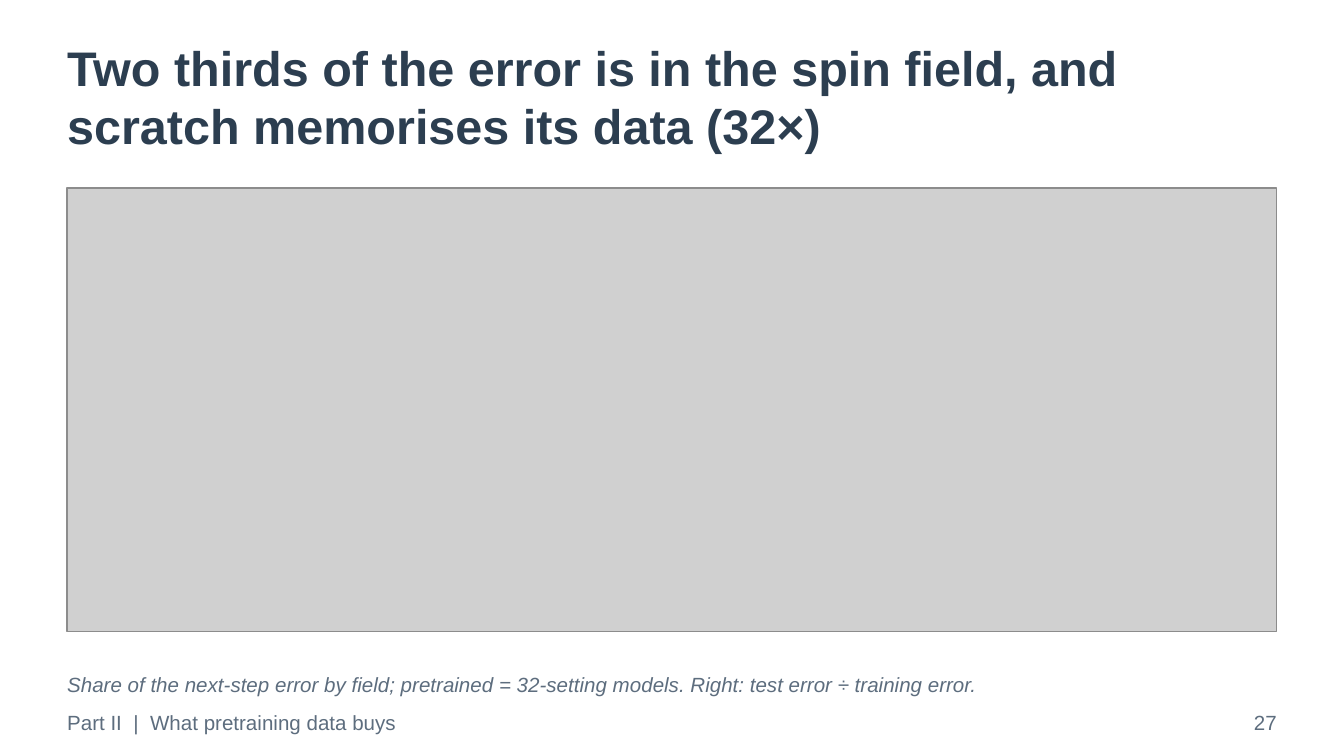
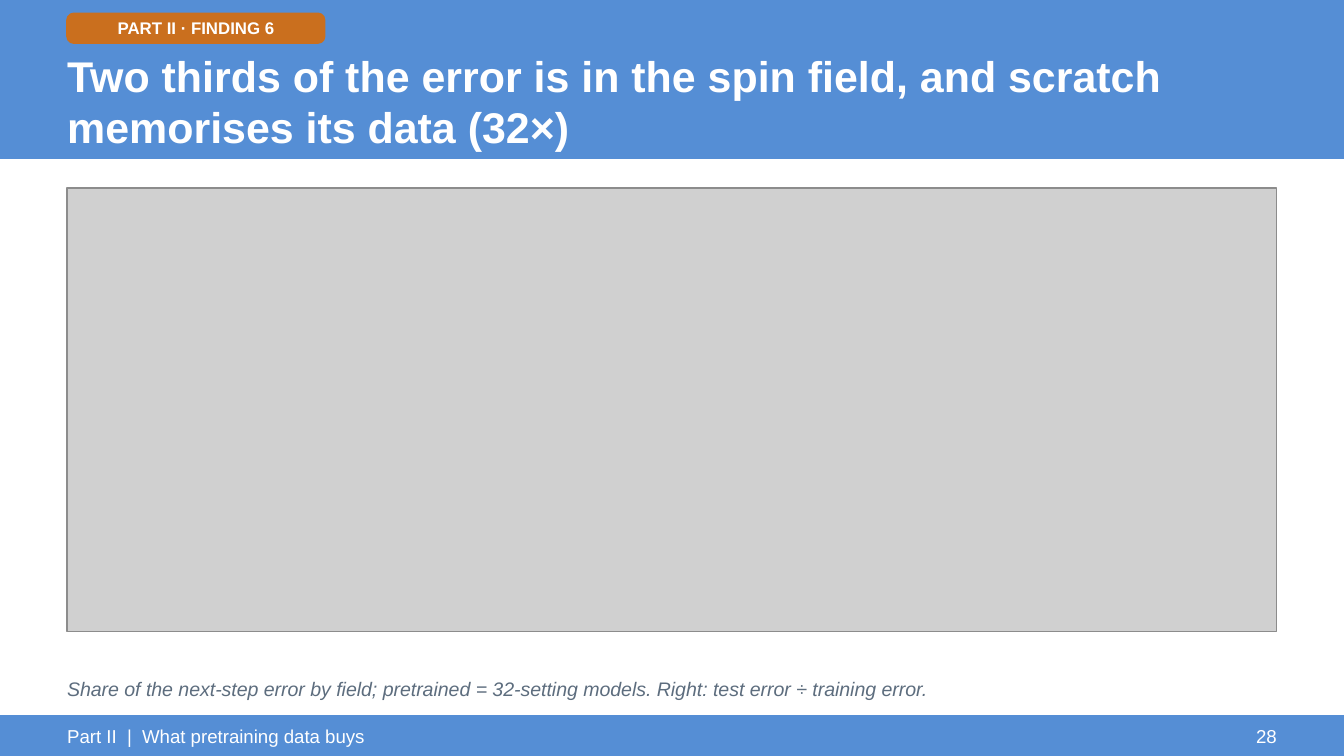
Before and after one commit to ARYAMANN7279/aurora-from-scratch-jax, a slide deck: slide 28 of UGP_Final/UGP_Final_Presentation.pptx (slide 27 before the commit). Drawn at 1344x756 pixels with LibreOffice and Linux fonts; fonts in the diff are those of the drawing; grey boxes stand for pictures. Boxes give left, top, right and bottom in pixels: in the first picture for what was removed or moved away, otherwise in the second. Text is boxed around its words. In the diff, an @@ line names an element or a change of style, - is before the commit and + after.

Commit message:
UGP_Final: deck restyled to the UGP-I/II look (light-blue covers, blue header band), approach/finding tags on every slide, Part I and Part II summary slides; unused figures and their code removed

```diff
--- a/UGP_Final/UGP_Final_Presentation.pptx
+++ b/UGP_Final/UGP_Final_Presentation.pptx
@@ rectangle added at (x1=0, y1=0, x2=1344, y2=159), fill #558ED5, outline #558ED5 1 pt @@
@@ rounded rectangle added at (x1=67, y1=13, x2=325, y2=43), fill #CA6F1E, outline #CA6F1E 1 pt @@
@@ text added at (x1=118, y1=22, x2=274, y2=34), 9 pt, text #FFFFFF, bold @@
+PART II · FINDING 6
@@ text "Two thirds of the error ..." moved from (x1=67, y1=51, x2=1117, y2=153) to (x1=67, y1=61, x2=1161, y2=152) @@
@@ text "Two thirds of the error ..." at (x1=67, y1=61, x2=1161, y2=152): size 26 to 23 pt, text colour #2C3E50 to #FFFFFF; vertical alignment top to middle @@
@@ text "Share of the next-step error ..." at (x1=67, y1=682, x2=928, y2=700): size 11 to 10.5 pt @@
@@ rectangle added at (x1=0, y1=716, x2=1344, y2=755), fill #558ED5, outline #558ED5 1 pt @@
@@ text removed at (x1=1254, y1=715, x2=1277, y2=730) @@
-27
@@ text "Part II | What pretraining ..." moved from (x1=67, y1=715, x2=395, y2=735) to (x1=67, y1=729, x2=364, y2=747) @@
@@ text "Part II | What pretraining ..." at (x1=67, y1=729, x2=364, y2=747): size 11 to 10 pt, text colour #5D6D7E to #FFFFFF @@
@@ text added at (x1=1256, y1=730, x2=1277, y2=743), 10 pt, text #FFFFFF @@
+28
```
Also in this commit, not shown: 37 other slides changed, 2 slides added, 15 other files.
